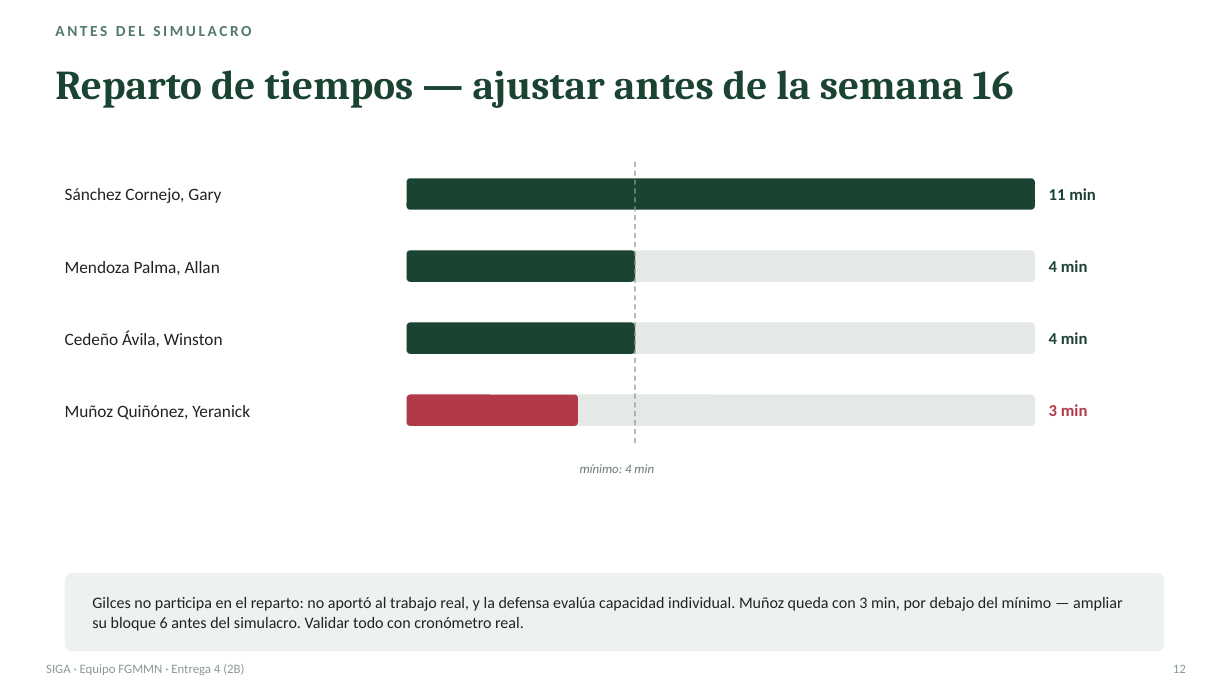
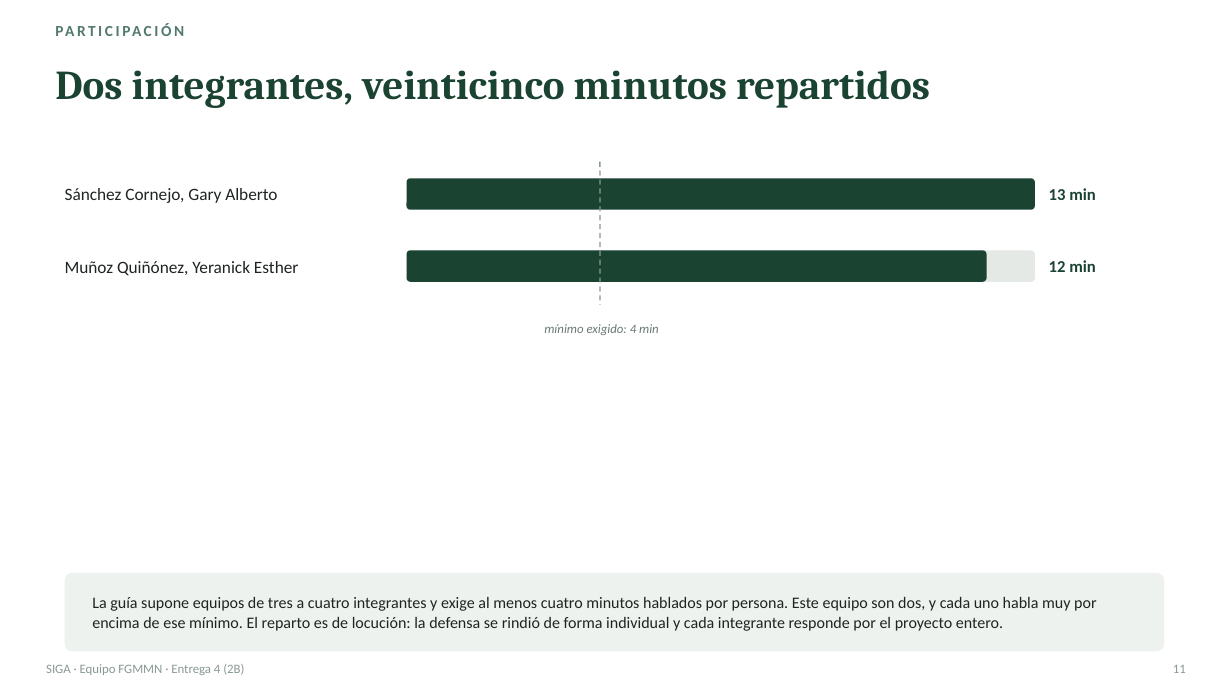
Before and after one commit to gsanchezc6-beep/SIGA_FGMMN_ISR401_AVANCE_2B, a slide deck: slide 11 of 08_Defensa/presentacion.pptx (slide 12 before the commit). Drawn at 1232x693 pixels with LibreOffice and Linux fonts; fonts in the diff are those of the drawing. Boxes give left, top, right and bottom in pixels: in the first picture for what was removed or moved away, otherwise in the second. Text is boxed around its words. In the diff, an @@ line names an element or a change of style, - is before the commit and + after.

Commit message:
fix(defensa): corrige la presentacion y actualiza el banco de preguntas
La portada listaba cinco integrantes y una diapositiva repartia tiempos entre
cuatro, marcaba a una persona por debajo del minimo y dejaba escrito que un ex
integrante no aporto al trabajo real. Se elimina la diapositiva de recorrido, se
rehace la de participacion con los dos integrantes, y se renumeran los cuadros
de pagina, que son texto fijo.

El banco de preguntas arrastraba cuatro cifras anteriores a las correcciones: la
completitud, la cadena hacia adelante, las columnas de la matriz y el umbral de
trazabilidad. Se anade ademas la potencia del analisis por item junto a la del
juez, porque dar solo una de las dos deja la respuesta a medias.

```diff
--- a/08_Defensa/presentacion.pptx
+++ b/08_Defensa/presentacion.pptx
@@ text at [55, 26, 251, 36]: text changed @@
-ANTES DEL SIMULACRO
+PARTICIPACIÓN
@@ text at [55, 70, 930, 108]: text changed @@
-Reparto de tiempos — ajustar antes de la semana 16
+Dos integrantes, veinticinco minutos repartidos
@@ line moved from (635, 162) - (635, 445) to (600, 162) - (600, 305) @@
@@ text at [65, 188, 277, 203]: text changed @@
-Sánchez Cornejo, Gary
+Sánchez Cornejo, Gary Alberto
@@ text at [1049, 188, 1096, 200]: text changed @@
-11 min
+13 min
@@ text at [65, 261, 298, 276]: text changed @@
-Mendoza Palma, Allan
+Muñoz Quiñónez, Yeranick Esther
@@ rounded rectangle: place and size @@
-rounded rectangle at [407, 250, 635, 282]
+rounded rectangle at [407, 250, 987, 282]
@@ text at [1049, 260, 1096, 272]: text changed @@
-4 min
+12 min
@@ rounded rectangle removed at [407, 323, 1035, 354] @@
@@ rounded rectangle removed at [407, 323, 635, 354] @@
@@ text at [544, 324, 659, 335]: text changed @@
-mínimo: 4 min
+mínimo exigido: 4 min
@@ text removed at [65, 331, 223, 347] @@
-Cedeño Ávila, Winston
@@ text removed at [1049, 332, 1088, 344] @@
-4 min
@@ text removed at [65, 405, 250, 420] @@
-Muñoz Quiñónez, Yeranick
@@ rounded rectangle removed at [407, 395, 1035, 426] @@
@@ rounded rectangle removed at [407, 395, 578, 426] @@
@@ text removed at [1049, 404, 1088, 416] @@
-3 min
@@ text at [92, 597, 1096, 631]: text changed @@
-Gilces no participa en el reparto: no aportó al trabajo real, y la defensa evalúa capacidad individual. Muñoz queda con 3 min, por debajo del mínimo — ampliar su bloque 6 antes del simulacro. Validar todo con cronómetro real.
+La guía supone equipos de tres a cuatro integrantes y exige al menos cuatro minutos hablados por persona. Este equipo son dos, y cada uno habla muy por encima de ese mínimo. El reparto es de locución: la defensa se rindió de forma individual y cada integrante responde por el proyecto entero.
@@ text at [1173, 665, 1186, 673]: text changed @@
-12
+11
```
Also in this commit, not shown: 10 other slides changed, 1 slide removed, 2 other files.
